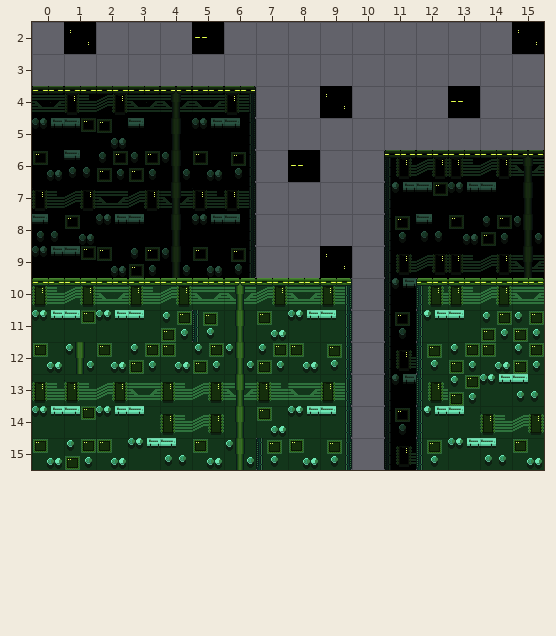
Tiled map (JSON): assets/tilemap/testmap.json. This is how it looked before the edit.
Cells are 32x32 px. Shown: x 0..15, y 2..15.
Once edited:
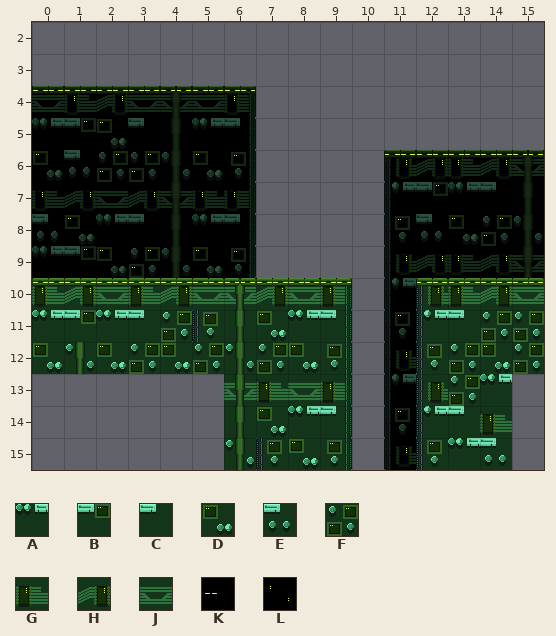
Key: from "webgametiles": A 16, B 17, C 18, D 32, E 33, F 34, G 48, H 49, J 50, K 65, L 66.
_ is an empty cell.
The edit:
Layer "bkg":
Tile K is removed in row 2 at x 5; in row 4 at x 13; in row 6 at x 8.
Tile L is removed in row 2 at x 1 and 15; in row 4 at x 9; in row 9 at x 9.
Layer "wall":
Tile A is removed in row 14 at x 0 and 2; in row 15 at x 3.
Tile B is removed in row 14 at x 1.
Tile C is removed in row 14 at x 3.
Tile D is removed in row 15 at x 0, 2, 5 and 15.
Tile E is removed in row 13 at x 15; in row 15 at x 4.
Tile F is removed in row 15 at x 1.
Tile G is removed in row 13 at x 0 to 1 and 4; in row 14 at x 4.
Tile H is removed in row 13 at x 2 and 5; in row 14 at x 5 and 15.
Tile J is removed in row 13 at x 3.
